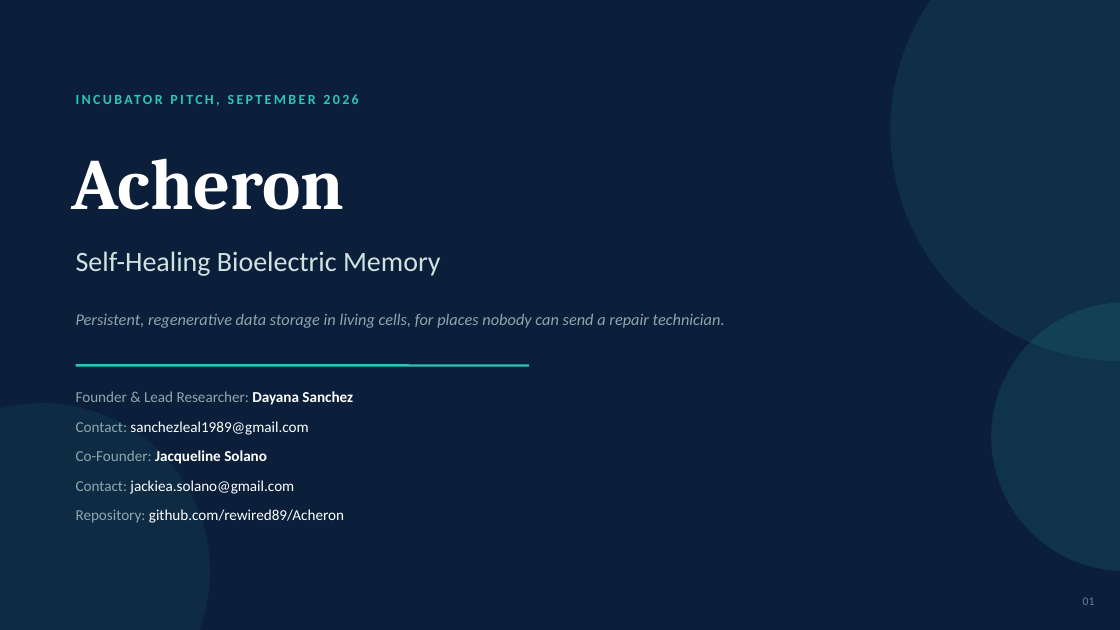
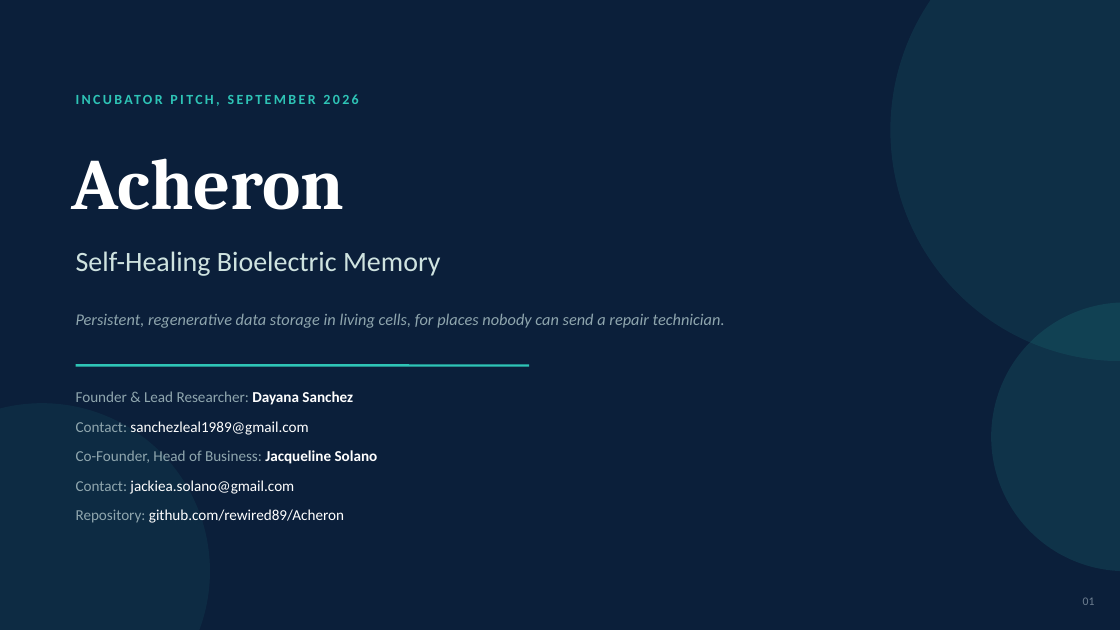
Before and after one commit to rewired89/Acheron, a slide deck: slide 1 of docs/pitch/Acheron_Pitch_Deck.pptx. Drawn at 1120x630 pixels with LibreOffice and Linux fonts; fonts in the diff are those of the drawing. Boxes give left, top, right and bottom in pixels: in the first picture for what was removed or moved away, otherwise in the second. Text is boxed around its words. In the diff, an @@ line names an element or a change of style, - is before the commit and + after.

```diff
--- a/docs/pitch/Acheron_Pitch_Deck.pptx
+++ b/docs/pitch/Acheron_Pitch_Deck.pptx
@@ text at <box>76,450,378,464</box>: text changed; text colour #FFFFFF to #8FA6AE; bold off @@
-Co-Founder: Jacqueline Solano
+Co-Founder, Head of Business: Jacqueline Solano
```
Also in this commit, not shown: 3 other slides changed, 1 other file.
